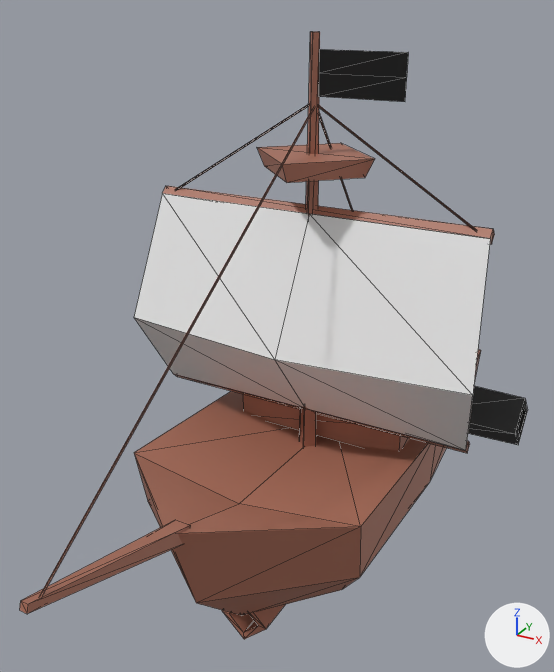
The glTF model Models/ship.gltf as it was, and as the next commit left it.
Both versions are drawn from a 50 mm lens placed at (1.86, -3.8, 3.37), pointed at (-0.05, -0.33, 1.64). Arrows for +X, +Y and +Z are at lower right; the lights stay in place. Mesh edges are drawn as thin lines. Vertices at the same position are counted once.

In view in the first picture: 'boat', 'cannon', 'cannon.002', 'cloth', 'ropes'.
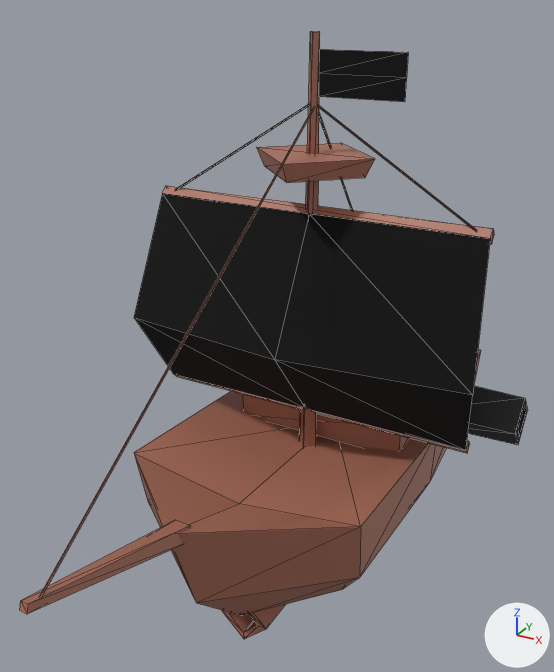
Location of each change, (x1, y1, x2, y2) in pixels of the pictures (554 x 672 px):
part 1 of me_cube_008, recoloured (white to black): (134, 193, 490, 451) in both

What changed in the scene script:
```text
Change me_cube_008:
    where me_cube_008.from_pydata(...)  # 15 vertices, 12 faces; spans x -1.07..1.07, y -0.44..-0.01, z 1.04..3.14
    used by ob_cloth; location = (0.0, 0.0, 0.0)
    me_cube_008 part 1: 8 faces spanning x -1.07..1.07, y -0.44..-0.04, z 1.04..2.28 switch from mat_material_001 (white #e7e7e7) to mat_material_002 (black #000000)
```
